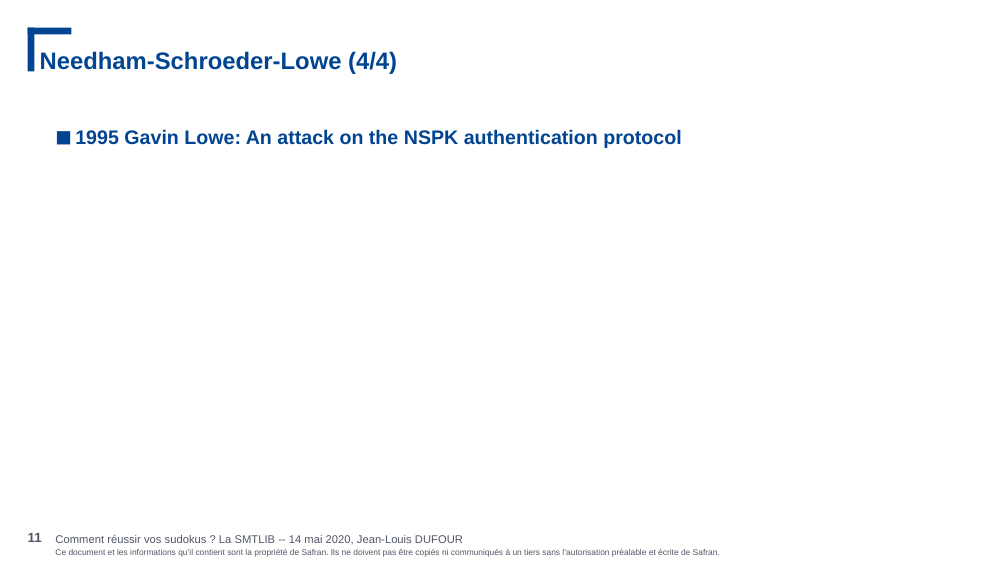
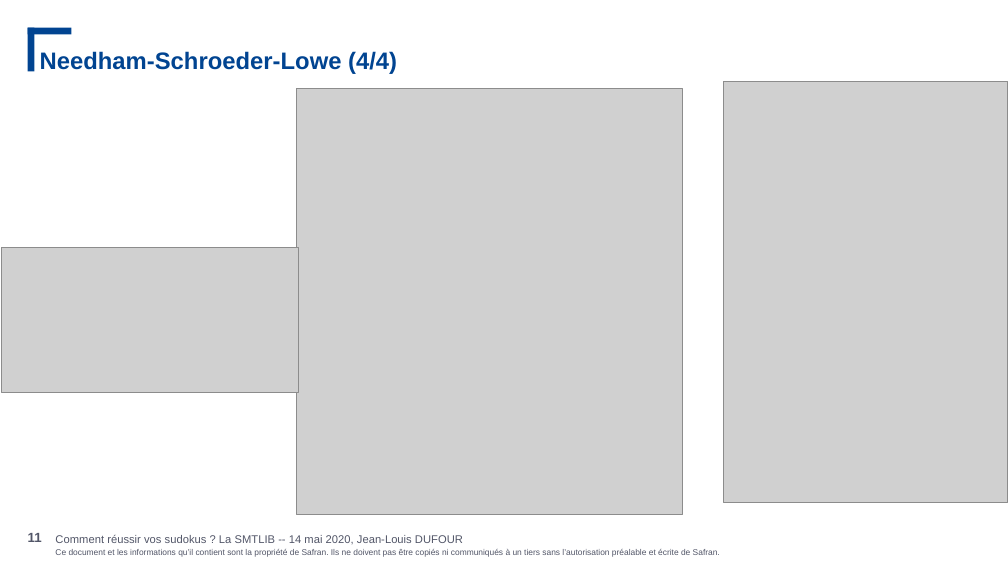
Before and after one commit to JeanLouisDufour/smtlib, a slide deck: slide 11 of sudoku.pptx. Drawn at 1008x567 pixels with LibreOffice and Linux fonts; fonts in the diff are those of the drawing; grey boxes stand for pictures; background and template pictures are left out. Boxes give left, top, right and bottom in pixels: in the first picture for what was removed or moved away, otherwise in the second. Text is boxed around its words. In the diff, an @@ line names an element or a change of style, - is before the commit and + after.

```diff
--- a/sudoku.pptx
+++ b/sudoku.pptx
@@ picture added at [296,89,682,514] @@
@@ picture added at [724,81,1008,502] @@
@@ text removed at [75,129,681,148] @@
-■ 1995 Gavin Lowe: An attack on the NSPK authentication protocol
@@ picture added at [2,248,298,393] @@
```
Also in this commit, not shown: 2 other slides changed, 1 other file.
